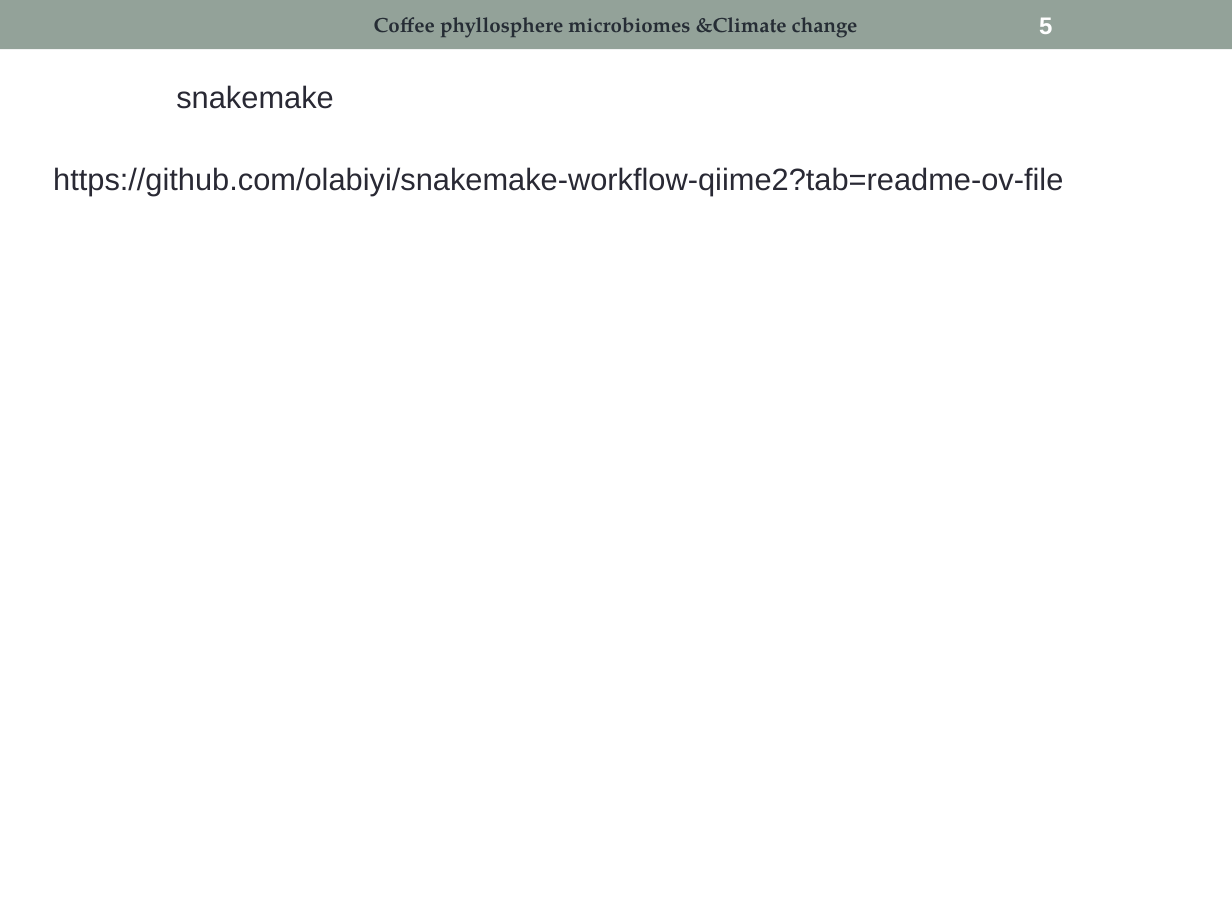
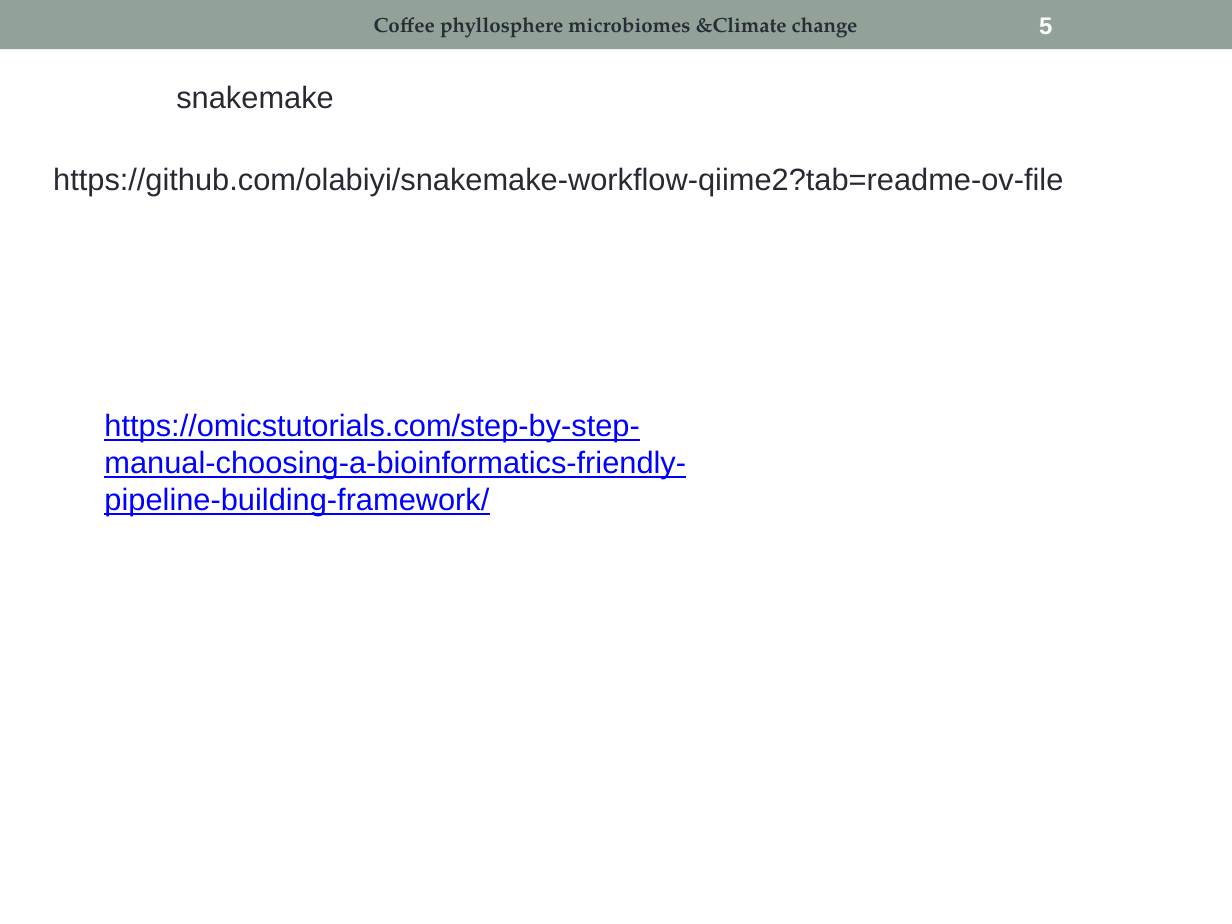
Before and after one commit to kaboyo/codes, a slide deck: slide 5 of ampliseq.pptx. Drawn at 1232x924 pixels with LibreOffice and Linux fonts; fonts in the diff are those of the drawing. Boxes give left, top, right and bottom in pixels: in the first picture for what was removed or moved away, otherwise in the second. Text is boxed around its words. In the diff, an @@ line names an element or a change of style, - is before the commit and + after.

```diff
--- a/ampliseq.pptx
+++ b/ampliseq.pptx
@@ text added at bbox=[104, 413, 686, 516], 18 pt, text #0000FF, underline @@
+https://omicstutorials.com/step-by-step-manual-choosing-a-bioinformatics-friendly-pipeline-building-framework/
```
Also in this commit, not shown: 1 slide removed, 10 other files.
